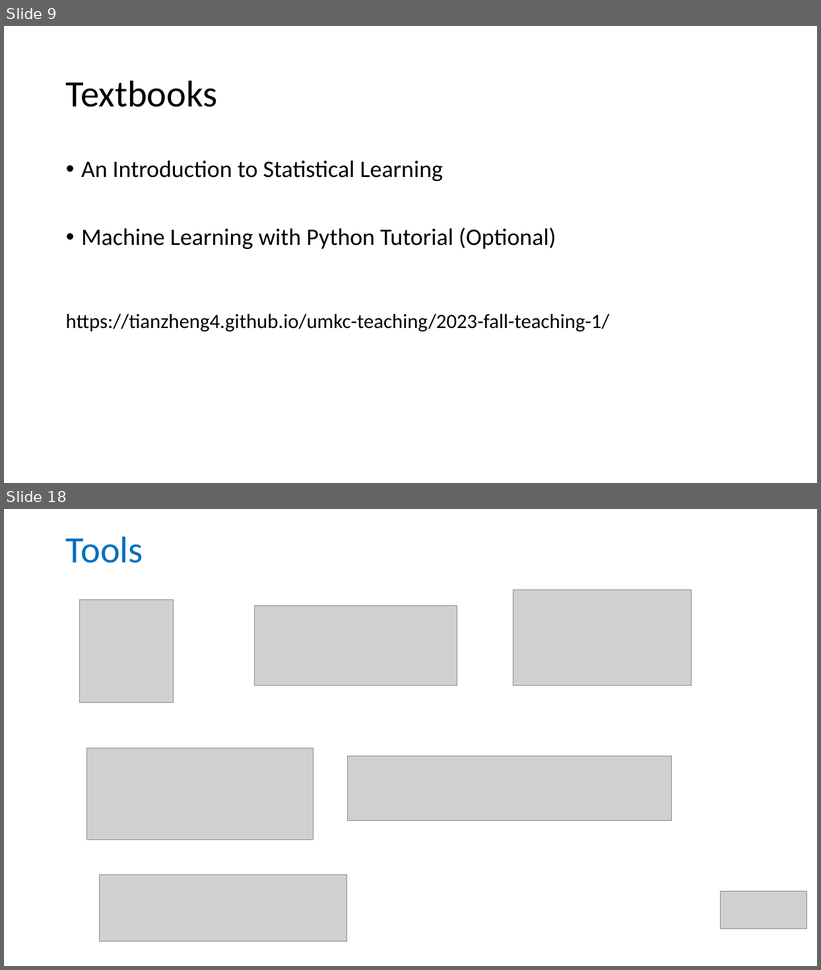
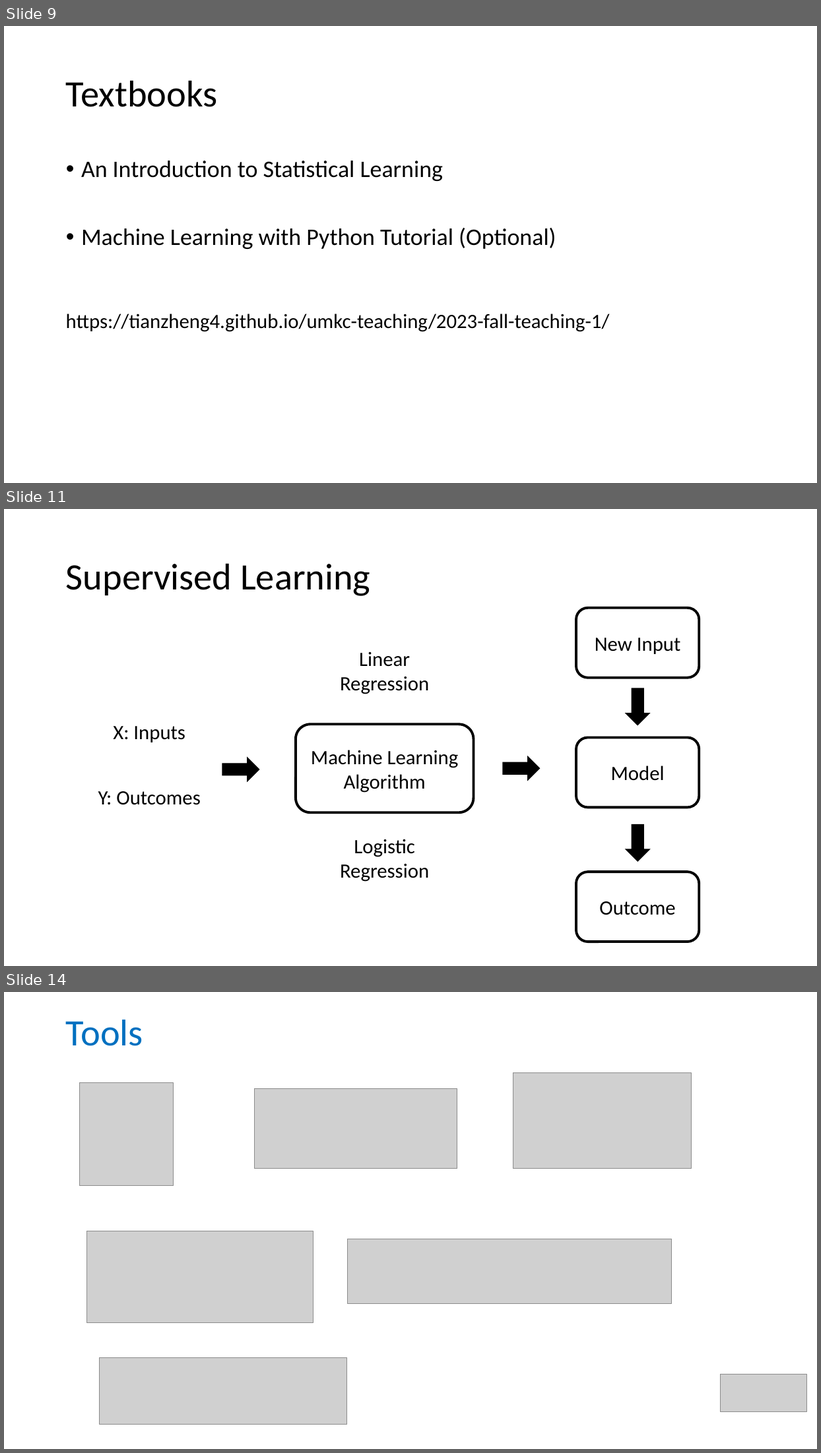
Before and after one commit to tianzheng4/tianzheng4.github.io, a slide deck: _umkc-teaching/slides/Lecture1 - Introduction.pptx. Shown one above the other, each under a label of ours: slides 9 and 18 before the commit, slides 9, 11 and 14 after it; the slides between them are not shown. The pictures are 821x970 and 821x1453 pixels, drawn with LibreOffice and Linux fonts; fonts in the diff are those of the drawing; grey boxes stand for pictures. Boxes give left, top, right and bottom in pixels: in the first picture for what was removed or moved away, otherwise in the second. Text is boxed around its words. In the diff, an @@ line names an element or a change of style, - is before the commit and + after.

```diff
--- a/_umkc-teaching/slides/Lecture1 - Introduction.pptx
+++ b/_umkc-teaching/slides/Lecture1 - Introduction.pptx
@@ slide 11 added at (4, 509, 817, 966), background #FFFFFF @@
@@ title added at (66, 563, 370, 596), 44 pt, text #000000 @@
+Supervised Learning
@@ rounded rectangle added at (576, 608, 700, 678), outline #000000 3 pt, 24 pt, text #000000 @@
+New Input
@@ text added at (340, 652, 429, 694), 24 pt, text #000000 @@
+Linear Regression
@@ right arrow added at (626, 689, 649, 725), fill #000000, outline #000000 1 pt @@
@@ text added at (113, 726, 186, 743), 24 pt, text #000000 @@
+X: Inputs
@@ rounded rectangle added at (296, 724, 474, 813), outline #000000 3 pt, 24 pt, text #000000 @@
+Machine Learning Algorithm
@@ rounded rectangle added at (576, 738, 700, 808), outline #000000 3 pt, 24 pt, text #000000 @@
+Model
@@ right arrow added at (222, 758, 259, 782), fill #000000, outline #000000 1 pt @@
@@ right arrow added at (503, 757, 539, 780), fill #000000, outline #000000 1 pt @@
@@ text added at (98, 791, 200, 805), 24 pt, text #000000 @@
+Y: Outcomes
@@ right arrow added at (626, 825, 649, 862), fill #000000, outline #000000 1 pt @@
@@ text added at (340, 839, 429, 882), 24 pt, text #000000 @@
+Logistic Regression
@@ rounded rectangle added at (576, 872, 700, 942), outline #000000 3 pt, 24 pt, text #000000 @@
+Outcome
@@ what was slide 18 is now slide 14 @@
```
Also in this commit, not shown: 2 slides changed, 3 other slides added, 8 slides removed.
